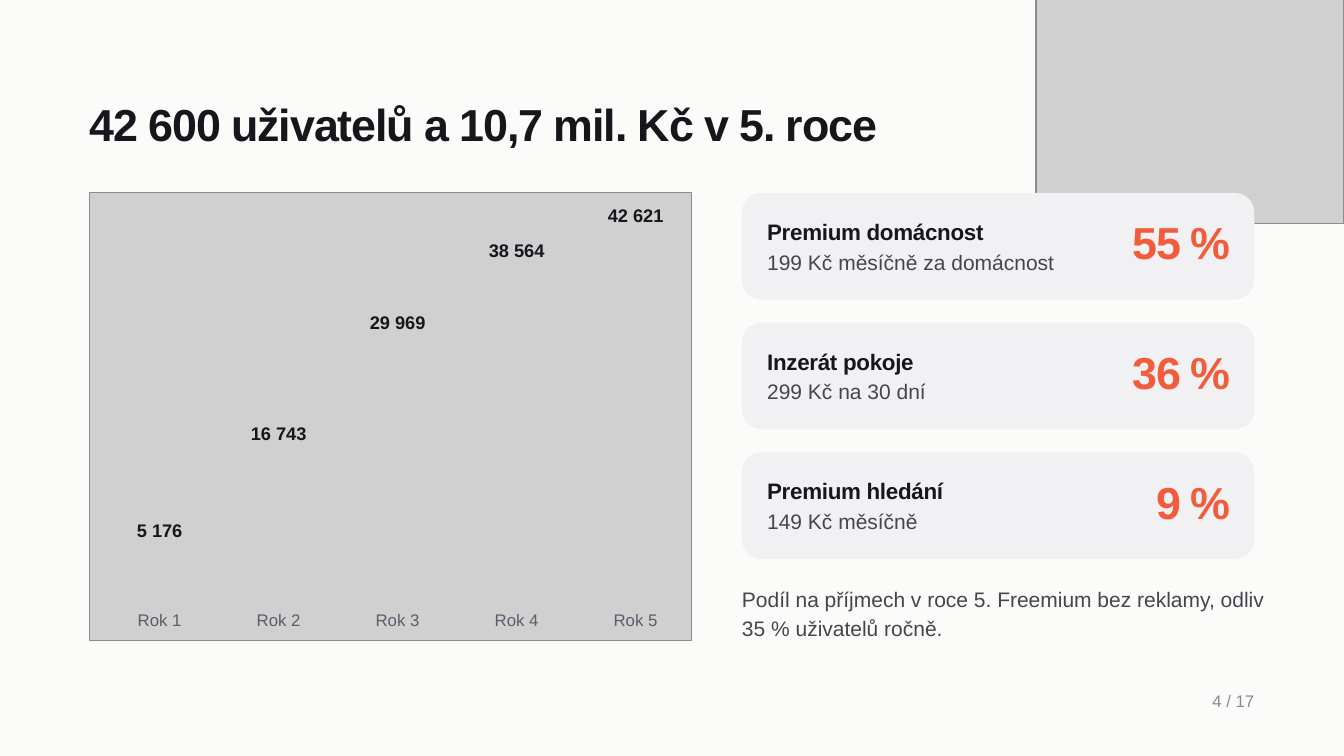
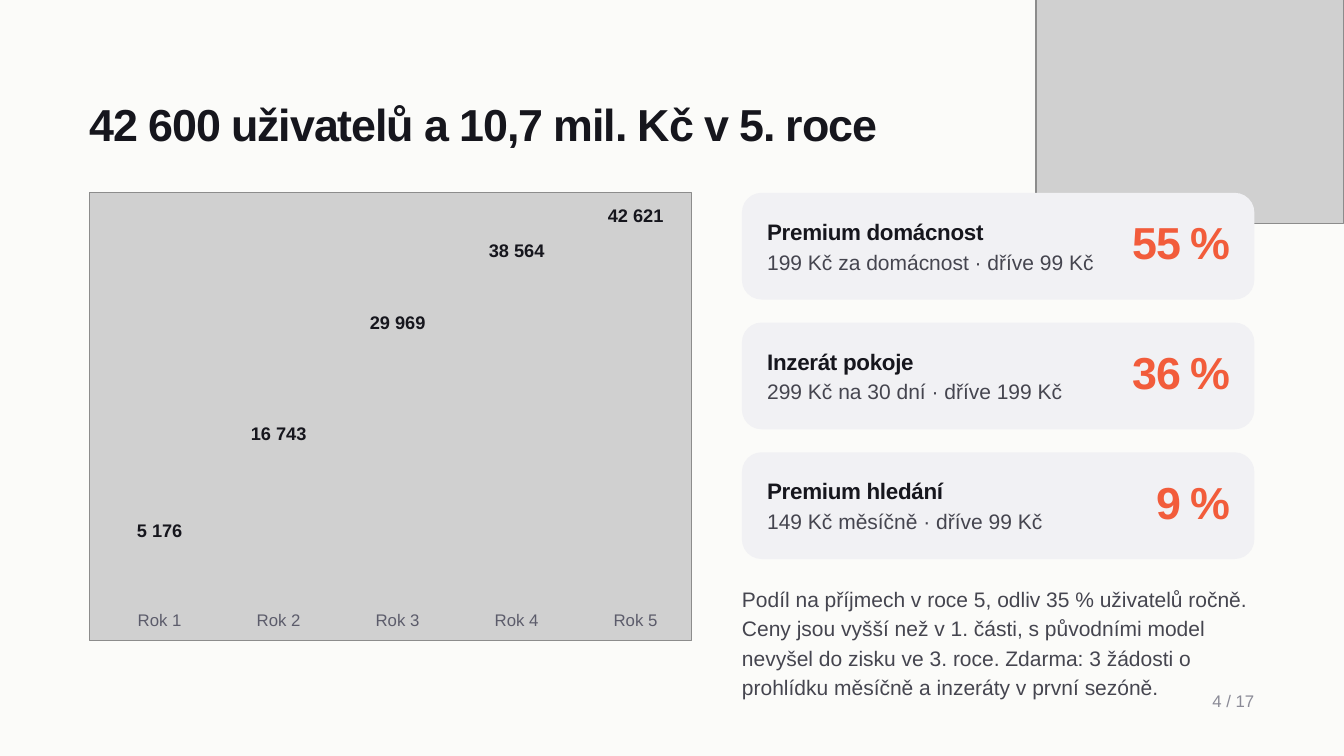
Before and after one commit to vedernikovalex/rizeni_it_projektu, a slide deck: slide 4 of spolubyt-cast-2.pptx. Drawn at 1344x756 pixels with LibreOffice and Linux fonts; fonts in the diff are those of the drawing; grey boxes stand for pictures. Boxes give left, top, right and bottom in pixels: in the first picture for what was removed or moved away, otherwise in the second. Text is boxed around its words. In the diff, an @@ line names an element or a change of style, - is before the commit and + after.

```diff
--- a/spolubyt-cast-2.pptx
+++ b/spolubyt-cast-2.pptx
@@ text at [767,254,1093,270]: text changed @@
-199 Kč měsíčně za domácnost
+199 Kč za domácnost · dříve 99 Kč
@@ text at [767,383,1062,399]: text changed @@
-299 Kč na 30 dní
+299 Kč na 30 dní · dříve 199 Kč
@@ text at [767,513,1042,529]: text changed @@
-149 Kč měsíčně
+149 Kč měsíčně · dříve 99 Kč
@@ text at [742,590,1246,699]: text changed @@
-Podíl na příjmech v roce 5. Freemium bez reklamy, odliv 35 % uživatelů ročně.
+Podíl na příjmech v roce 5, odliv 35 % uživatelů ročně. Ceny jsou vyšší než v 1. části, s původními model nevyšel do zisku ve 3. roce. Zdarma: 3 žádosti o prohlídku měsíčně a inzeráty v první sezóně.
```
Also in this commit, not shown: 6 other slides changed, 9 other files.
